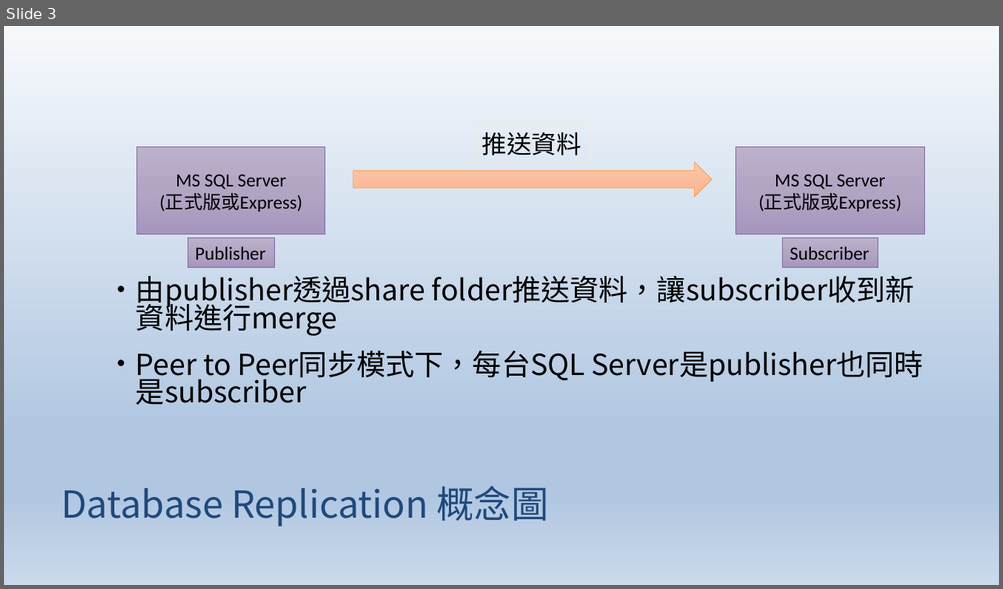
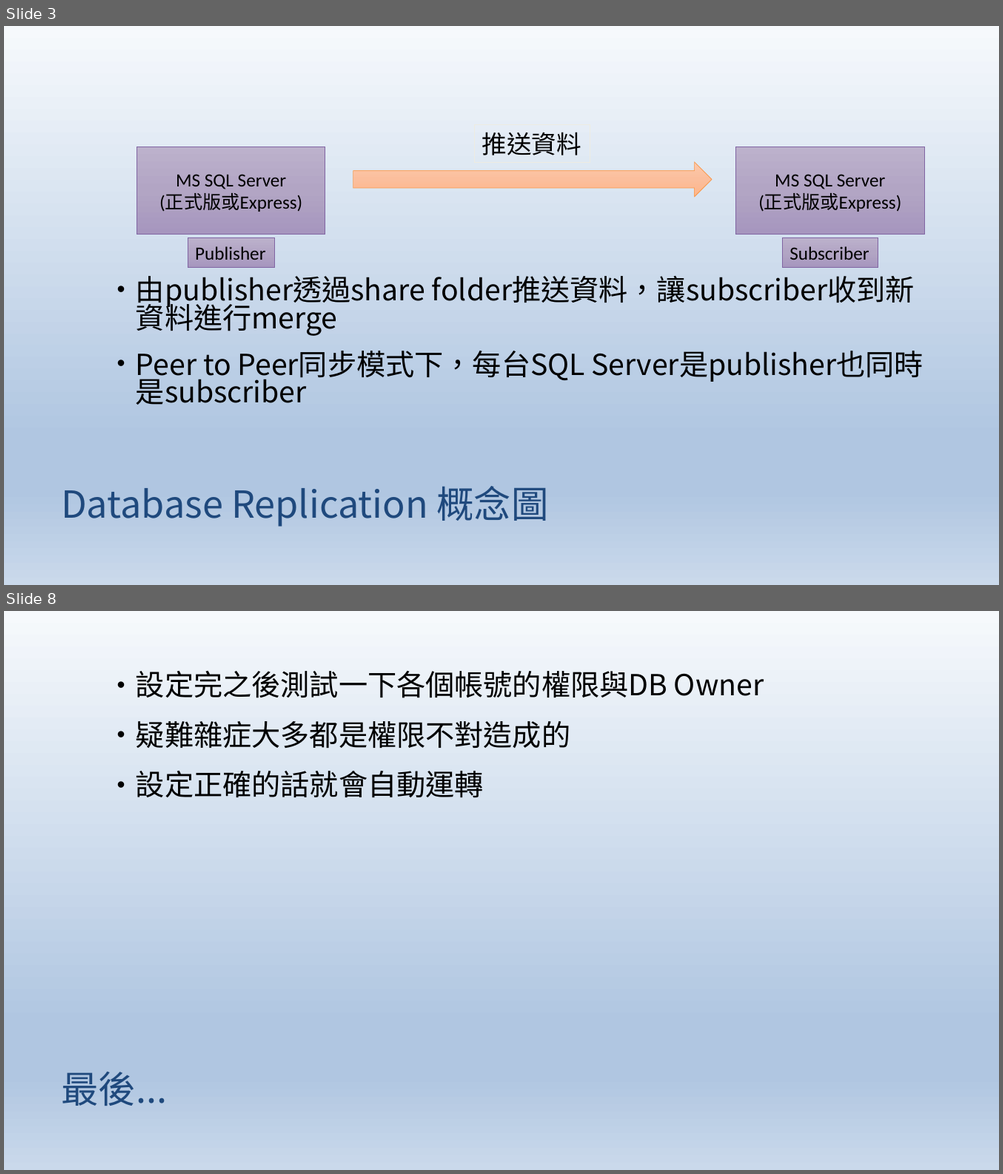
Before and after one commit to smokingpc/MssqlReplication, a slide deck: doc/introduction.pptx. Shown one above the other, each under a label of ours: slide 3 before the commit, slides 3 and 8 after it; the slides between them are not shown. The pictures are 1003x589 and 1003x1174 pixels, drawn with LibreOffice and Linux fonts; fonts in the diff are those of the drawing. Boxes give left, top, right and bottom in pixels: in the first picture for what was removed or moved away, otherwise in the second. Text is boxed around its words. In the diff, an @@ line names an element or a change of style, - is before the commit and + after.

```diff
--- a/doc/introduction.pptx
+++ b/doc/introduction.pptx
@@ slide 8 added at (x1=4, y1=611, x2=999, y2=1170), background gradient #FCFBF9 to #F8F7F3 to #EEECE1; not listed: 1 template element that a slide beside it also shows @@
@@ text added at (x1=136, y1=671, x2=763, y2=798), 28 pt, text #000000 @@
+• 設定完之後測試一下各個帳號的權限與DB Owner
+• 疑難雜症大多都是權限不對造成的
+• 設定正確的話就會自動運轉
@@ title added at (x1=61, y1=1072, x2=167, y2=1106), 36 pt, text #1F497D @@
+最後...
```
Also in this commit, not shown: 3 slides changed, 2 other slides added, 1 slide removed.
